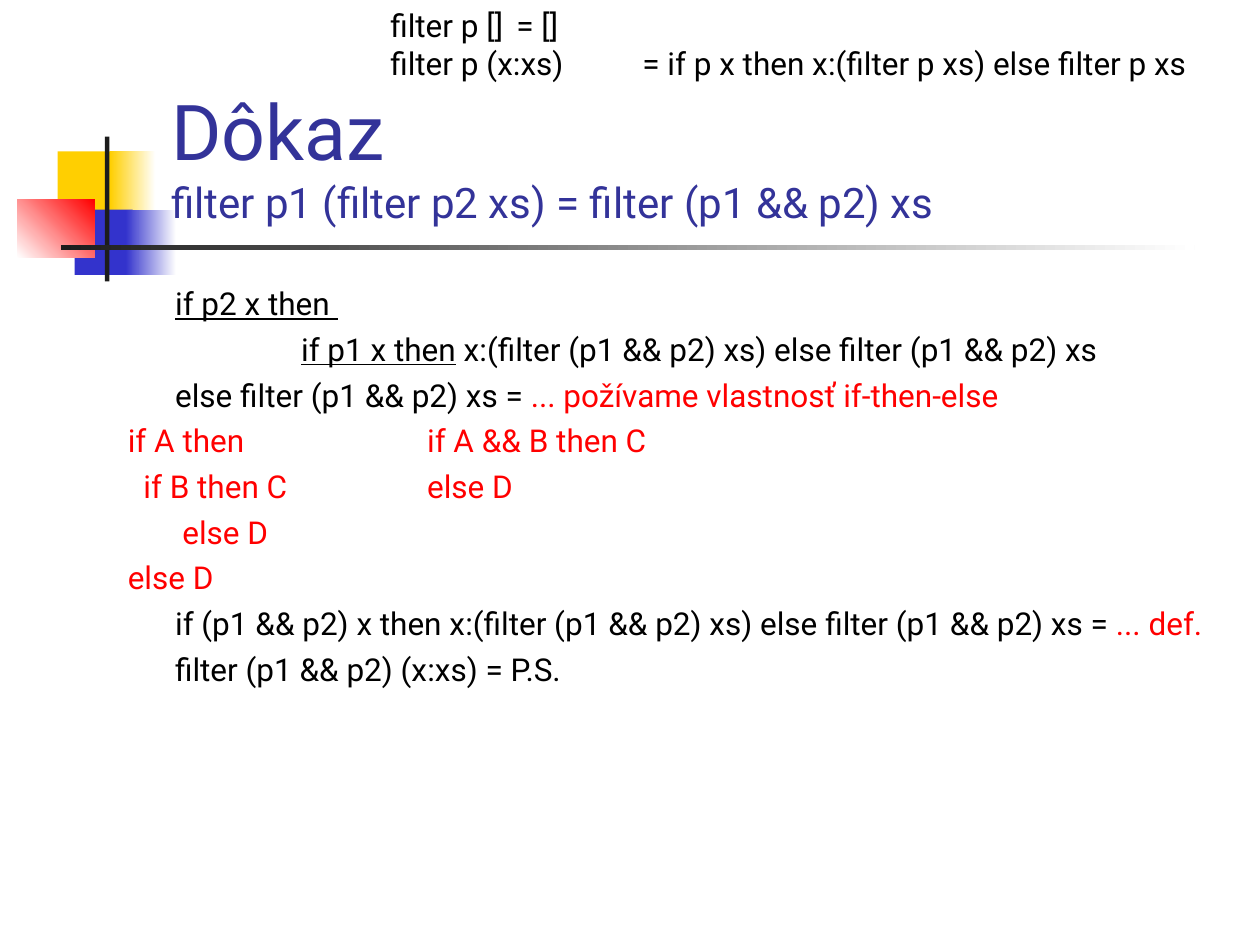
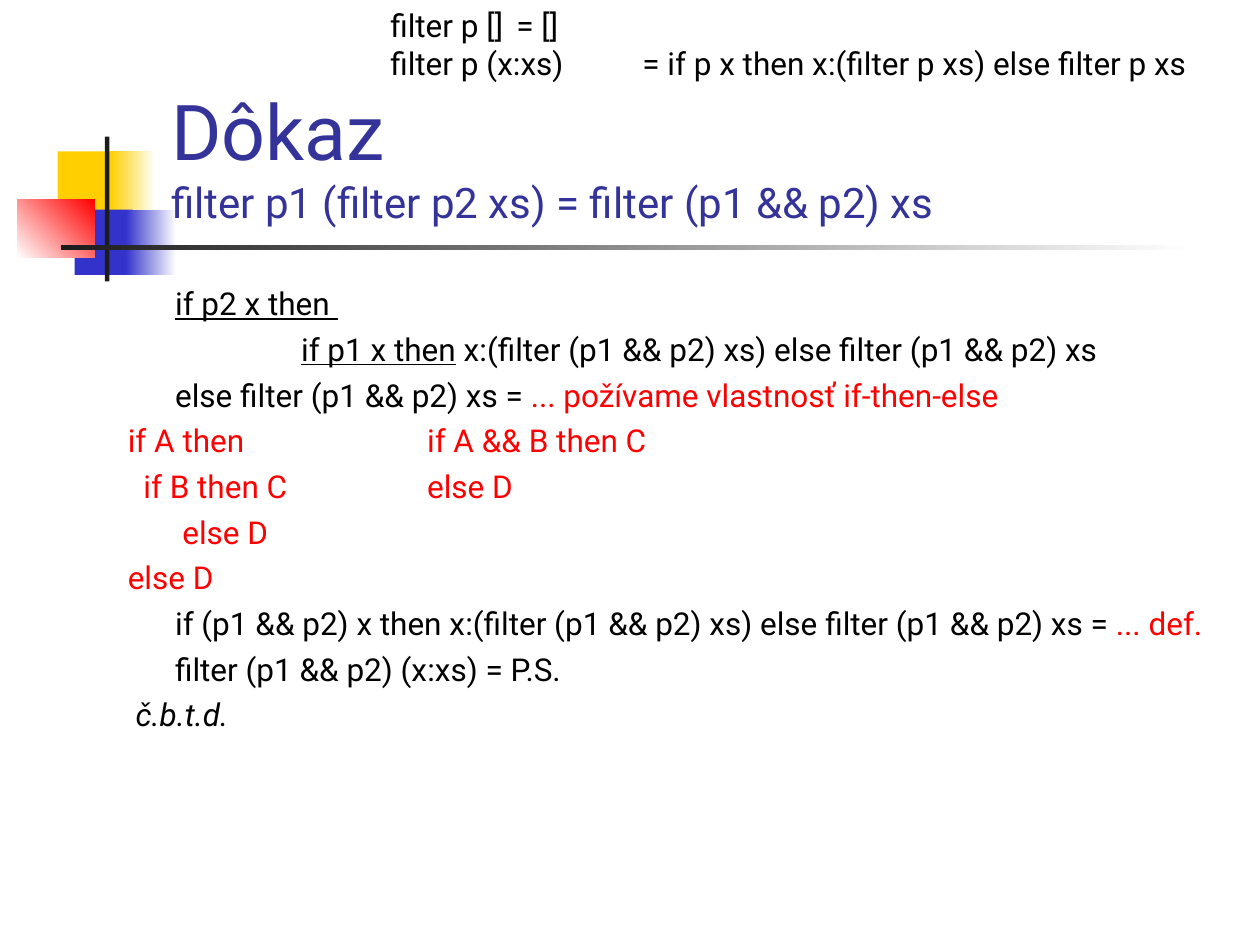
Before and after one commit to Funkcionalne/Prednasky, a slide deck: slide 9 of 02/02_fpro.ppt. Drawn at 1260x945 pixels with LibreOffice and Linux fonts; fonts in the diff are those of the drawing. Boxes give left, top, right and bottom in pixels: in the first picture for what was removed or moved away, otherwise in the second. Text is boxed around its words. In the diff, an @@ line names an element or a change of style, - is before the commit and + after.

```diff
--- a/02/02_fpro.ppt
+++ b/02/02_fpro.ppt
@@ text at bbox=[136, 702, 228, 727]: paragraph added @@
+č.b.t.d.
```
Also in this commit, not shown: 12 other slides changed, 2 other files.
